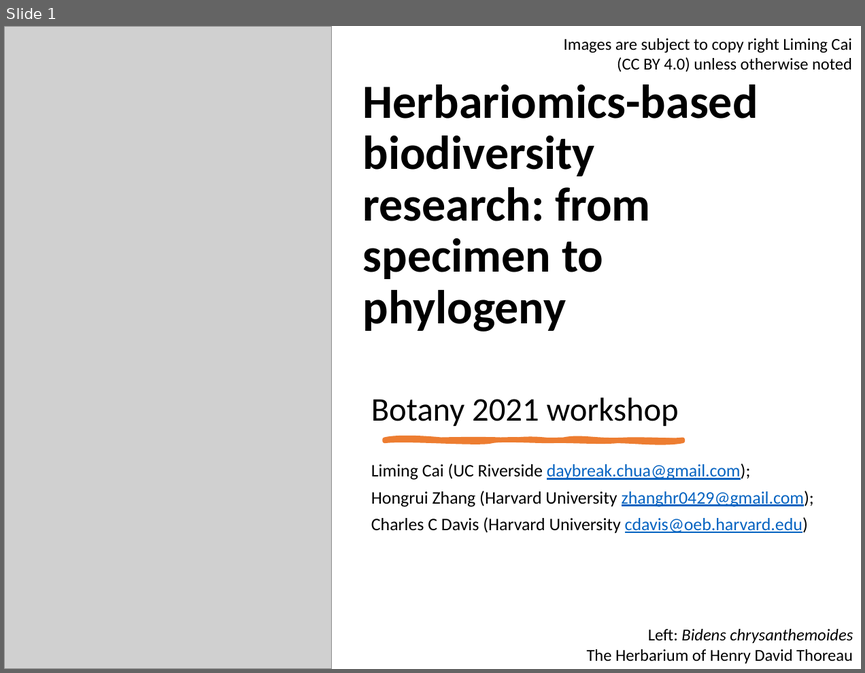
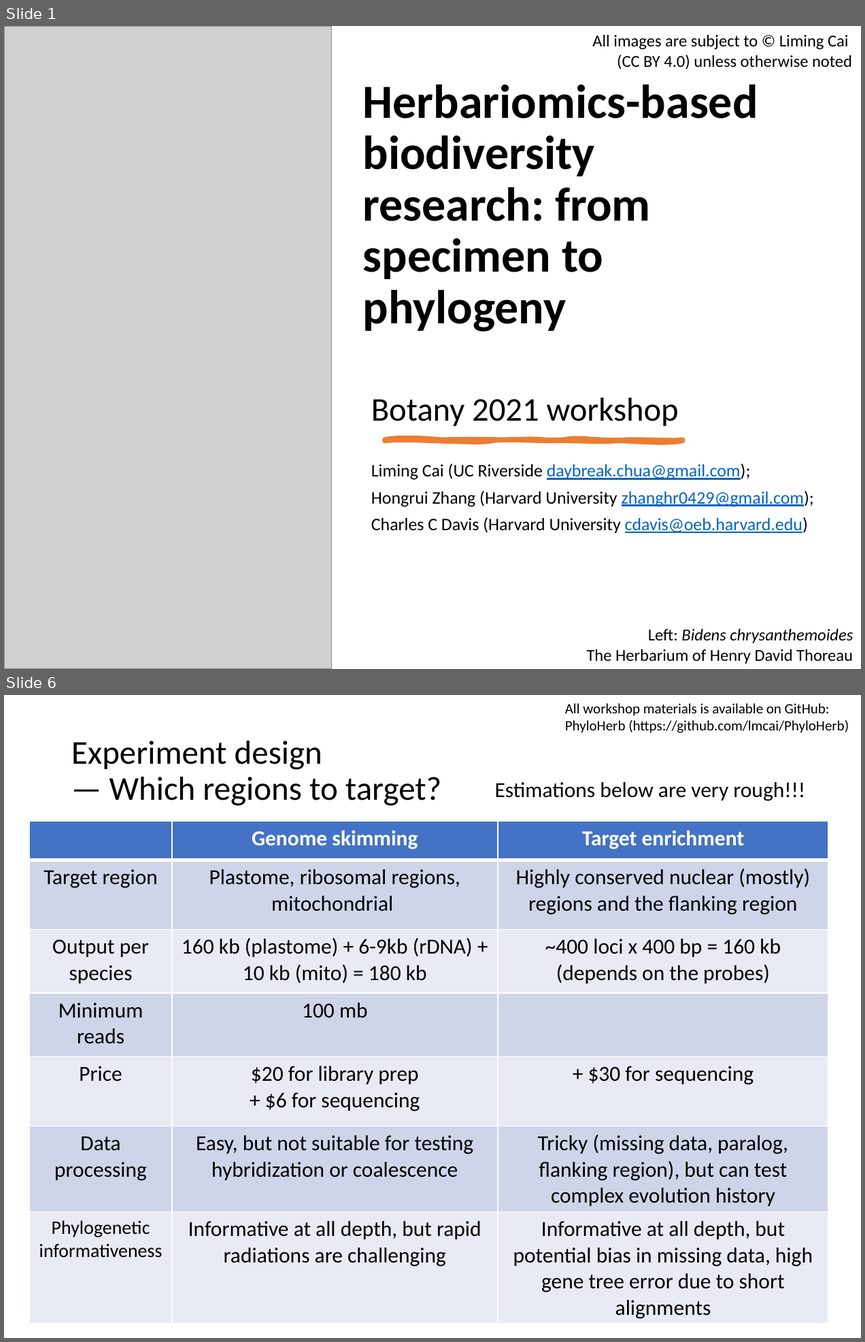
Before and after one commit to lmcai/PhyloHerb, a slide deck: botany2021_tutorial/PhyloHerb_botany2021.pptx. Shown one above the other, each under a label of ours: slide 1 before the commit, slides 1 and 6 after it; the slides between them are not shown. The pictures are 865x673 and 865x1342 pixels, drawn with LibreOffice and Linux fonts; fonts in the diff are those of the drawing; grey boxes stand for pictures. Boxes give left, top, right and bottom in pixels: in the first picture for what was removed or moved away, otherwise in the second. Text is boxed around its words. In the diff, an @@ line names an element or a change of style, - is before the commit and + after.

```diff
--- a/botany2021_tutorial/PhyloHerb_botany2021.pptx
+++ b/botany2021_tutorial/PhyloHerb_botany2021.pptx
@@ slide 6 added at <box>4,695,861,1338</box>, background #FFFFFF @@
@@ text added at <box>565,703,849,733</box>, 12 pt, text #000000 @@
+All workshop materials is available on GitHub:
+PhyloHerb (https://github.com/lmcai/PhyloHerb)
@@ title added at <box>71,741,441,806</box>, 28 pt, text #000000 @@
+Experiment design
+— Which regions to target?
@@ text added at <box>495,782,805,801</box>, 18 pt, text #000000 @@
+Estimations below are very rough!!!
@@ table added at <box>30,821,828,1323</box>, 7 rows, 3 columns @@
+ | Genome skimming | Target enrichment
+Target region | Plastome, ribosomal regions, mitochondrial | Highly conserved nuclear (mostly) regions and the flanking region
+Output per species | 160 kb (plastome) + 6-9kb (rDNA) + 10 kb (mito) = 180 kb | ~400 loci x 400 bp = 160 kb / (depends on the probes)
+Minimum reads | 100 mb | 
+Price | $20 for library prep / + $6 for sequencing | + $30 for sequencing
+Data processing | Easy, but not suitable for testing hybridization or coalescence | Tricky (missing data, paralog, flanking region), but can test complex evolution history
+Phylogenetic informativeness | Informative at all depth, but rapid radiations are challenging | Informative at all depth, but potential bias in missing data, high gene tree error due to short alignments
@@ slide 1 changed as well @@
@@ text at <box>592,35,852,70</box>: text changed @@
-Images are subject to copy right Liming Cai (CC BY 4.0) unless otherwise noted
+All images are subject to © Liming Cai
+(CC BY 4.0) unless otherwise noted
```
Also in this commit, not shown: 2 other slides changed, 7 other slides added, 3 slides removed.
